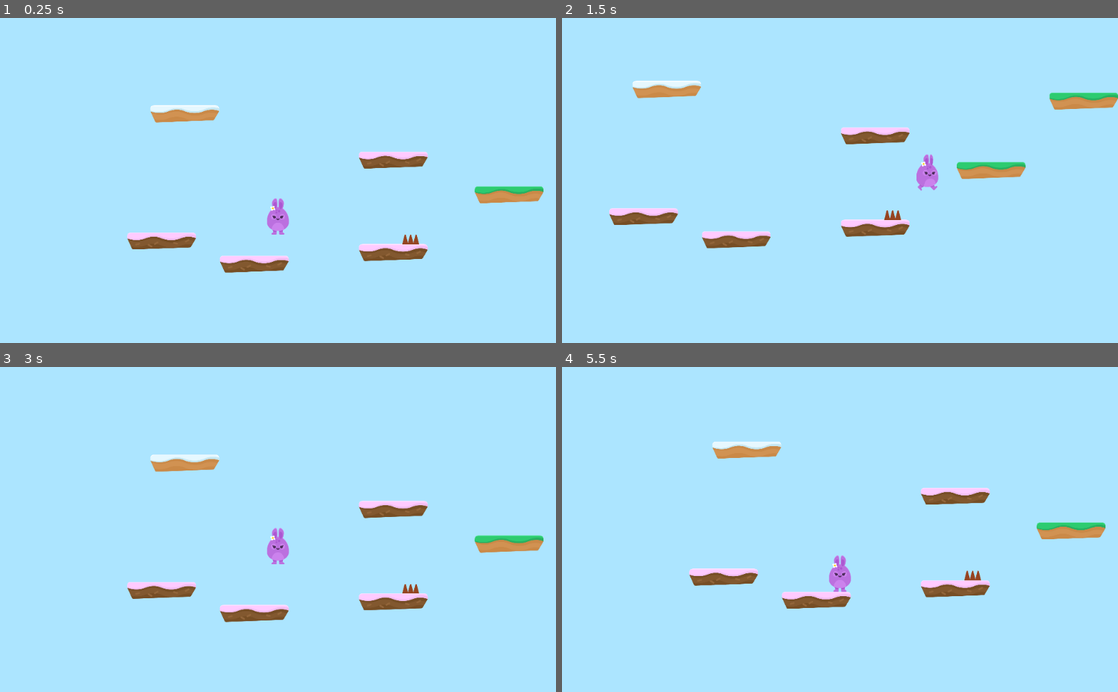
Above: before the commit, frames 1-4 (two rows, left to right).
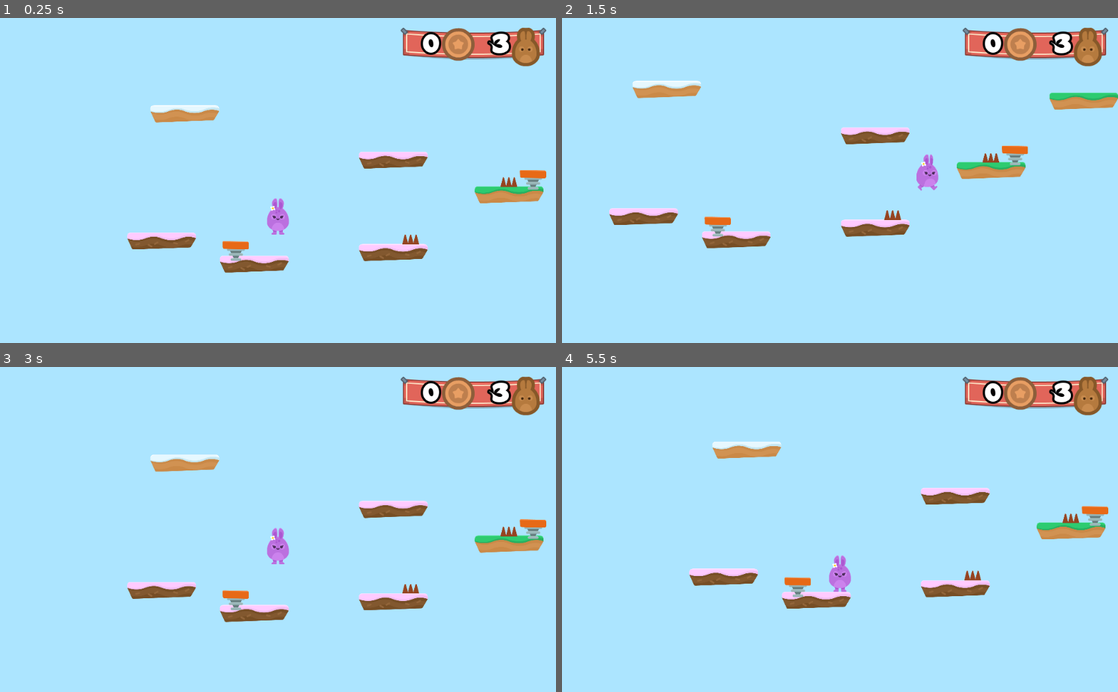
Above: after the commit, the same moments.

Repository: NicolasG31/Hoppy-Days
Game: Godot game, scene res://Scenes/Levels/Level1.tscn
The game is run twice, just before and just after one commit, with the same random seed, the same clock (stepped at 60 frames per second) and the same inputs.
Inputs (mouse positions are in pixels of both pictures, inside the frame that each line leads up to):
- Up to frame 1 (0.25 s): no input
- Up to frame 2 (1.5 s): hold Z (jump) 0.53-1.28 s; hold D (right) from 0.53 s (still down); tap Z (jump) at 1.35 s
- Up to frame 3 (3 s): tap Z (jump) at 1.52, 1.82 s; release D (right) at 2.03 s; hold Q (left) 2.03-2.75 s; hold Z (jump) 2.03-2.75 s; click (372, 575) at 2.75 s
- Up to frame 4 (5.5 s): hold D (right) 3.53-5 s; tap Z (jump) at 3.6, 3.77, 4.07 s; hold Z (jump) 4.28-5 s; click (934, 575) at 5 s

The runs differ from the first frame. In frame 1, 2.8% of the frame differs, in the area x 40-99%, y 2-75%; in frame 2, 2.7%; in frame 3, 2.7%; in frame 4, 2.8%, in the area x 40-99%, y 2-71%.

Commit message:
Added GUI / Hazards / Gamestate

Diff:
--- /dev/null
+++ b/Scenes/GUI/GUI.gd
@@ -0,0 +1,7 @@
+extends CanvasLayer
+
+func _ready():
+	$Control/TextureRect/HBoxContainer/LifeCount.text = "3"
+
+func update_lives(lives_left):
+	$Control/TextureRect/HBoxContainer/LifeCount.text = str(lives_left)
--- /dev/null
+++ b/Scenes/GUI/GUI.tscn
@@ -0,0 +1,79 @@
+[gd_scene load_steps=7 format=2]
+
+[ext_resource path="res://GFX/HUD/bannerHanging.png" type="Texture" id=1]
+[ext_resource path="res://GFX/HUD/coin_bronze.png" type="Texture" id=2]
+[ext_resource path="res://Fonts/candles_.ttf" type="DynamicFontData" id=3]
+[ext_resource path="res://GFX/HUD/lifes.png" type="Texture" id=4]
+[ext_resource path="res://Scenes/GUI/GUI.gd" type="Script" id=5]
+
+[sub_resource type="DynamicFont" id=1]
+size = 48
+outline_size = 4
+outline_color = Color( 0, 0, 0, 1 )
+use_filter = true
+font_data = ExtResource( 3 )
+
+[node name="GUI" type="CanvasLayer" groups=[
+"GUI",
+]]
+script = ExtResource( 5 )
+
+[node name="Control" type="Control" parent="."]
+anchor_right = 1.0
+anchor_bottom = 1.0
+__meta__ = {
+"_edit_use_anchors_": false
+}
+
+[node name="TextureRect" type="TextureRect" parent="Control"]
+anchor_left = 1.0
+anchor_right = 1.0
+margin_left = -286.0
+margin_top = 18.0
+margin_bottom = 59.0
+texture = ExtResource( 1 )
+__meta__ = {
+"_edit_use_anchors_": false
+}
+
+[node name="HBoxContainer" type="HBoxContainer" parent="Control/TextureRect"]
+anchor_right = 1.0
+anchor_bottom = 1.0
+margin_left = 12.0
+margin_right = -30.0
+margin_bottom = -12.0
+alignment = 1
+__meta__ = {
+"_edit_use_anchors_": false
+}
+
+[node name="CoinCount" type="Label" parent="Control/TextureRect/HBoxContainer"]
+margin_top = 4.0
+margin_right = 60.0
+margin_bottom = 66.0
+size_flags_horizontal = 3
+custom_fonts/font = SubResource( 1 )
+text = "0"
+align = 2
+
+[node name="CoinIcon" type="TextureRect" parent="Control/TextureRect/HBoxContainer"]
+margin_left = 64.0
+margin_right = 124.0
+margin_bottom = 71.0
+texture = ExtResource( 2 )
+
+[node name="LifeCount" type="Label" parent="Control/TextureRect/HBoxContainer"]
+margin_left = 128.0
+margin_top = 4.0
+margin_right = 188.0
+margin_bottom = 66.0
+size_flags_horizontal = 3
+custom_fonts/font = SubResource( 1 )
+text = "0"
+align = 2
+
+[node name="LifeIcon" type="TextureRect" parent="Control/TextureRect/HBoxContainer"]
+margin_left = 192.0
+margin_right = 244.0
+margin_bottom = 71.0
+texture = ExtResource( 4 )
--- a/Scenes/Hazards/Hazards.gd
+++ b/Scenes/Hazards/Hazards.gd
@@ -3,5 +3,4 @@
 
 
 func _on_SpikeTop_body_entered(body):
-	if body.has_method("hurt"):
-		body.hurt()
+	get_tree().call_group("Gamestate", "hurt")
--- /dev/null
+++ b/Scenes/Items/JumpPad.gd
@@ -0,0 +1,7 @@
+extends Area2D
+
+
+
+func _on_JumpPad_body_entered(body):
+	$AnimationPlayer.play("boost") # Replace with function body.
+	body.boost()
--- /dev/null
+++ b/Scenes/Items/JumpPad.tscn
@@ -0,0 +1,51 @@
+[gd_scene load_steps=7 format=2]
+
+[ext_resource path="res://GFX/Items/spring_out.png" type="Texture" id=1]
+[ext_resource path="res://GFX/Items/spring_in.png" type="Texture" id=2]
+[ext_resource path="res://Scenes/Items/JumpPad.gd" type="Script" id=3]
+
+[sub_resource type="SpriteFrames" id=1]
+animations = [ {
+"frames": [ ExtResource( 1 ), ExtResource( 2 ) ],
+"loop": true,
+"name": "default",
+"speed": 5.0
+}, {
+"frames": [ ExtResource( 2 ), ExtResource( 1 ) ],
+"loop": false,
+"name": "boost",
+"speed": 2.5
+} ]
+
+[sub_resource type="RectangleShape2D" id=2]
+extents = Vector2( 73.2969, 44.0535 )
+
+[sub_resource type="Animation" id=3]
+resource_name = "boost"
+length = 2.0
+tracks/0/type = "value"
+tracks/0/path = NodePath("AnimatedSprite:animation")
+tracks/0/interp = 1
+tracks/0/loop_wrap = true
+tracks/0/imported = false
+tracks/0/enabled = true
+tracks/0/keys = {
+"times": PoolRealArray( 0, 1.5, 2 ),
+"transitions": PoolRealArray( 1, 1, 1 ),
+"update": 1,
+"values": [ "boost", "boost", "default" ]
+}
+
+[node name="JumpPad" type="Area2D"]
+collision_layer = 8
+script = ExtResource( 3 )
+
+[node name="AnimatedSprite" type="AnimatedSprite" parent="."]
+frames = SubResource( 1 )
+
+[node name="CollisionShape2D" type="CollisionShape2D" parent="."]
+shape = SubResource( 2 )
+
+[node name="AnimationPlayer" type="AnimationPlayer" parent="."]
+anims/boost = SubResource( 3 )
+[connection signal="body_entered" from="." to="." method="_on_JumpPad_body_entered"]
--- /dev/null
+++ b/Scenes/Levels/GameState.gd
@@ -0,0 +1,21 @@
+extends Node2D
+
+var lives = 3
+
+func _ready():
+	add_to_group("Gamestate")
+	update_GUI()
+
+func hurt():
+	lives -= 1
+	$Player.hurt()
+	update_GUI()
+	if (lives < 0):
+		end_game()
+
+
+func update_GUI():
+	get_tree().call_group("GUI", "update_lives", lives)
+
+func end_game():
+	get_tree().change_scene("res://Scenes/GameOver.tscn")
--- a/Scenes/Levels/Level1.tscn
+++ b/Scenes/Levels/Level1.tscn
@@ -1,14 +1,19 @@
-[gd_scene load_steps=4 format=2]
+[gd_scene load_steps=8 format=2]
 
 [ext_resource path="res://Scenes/Player/Player.tscn" type="PackedScene" id=1]
 [ext_resource path="res://Scenes/Levels/Tileset.tres" type="TileSet" id=2]
 [ext_resource path="res://Scenes/Hazards/SpikeTop.tscn" type="PackedScene" id=3]
+[ext_resource path="res://SFX/Summer_Park.ogg" type="AudioStream" id=4]
+[ext_resource path="res://Scenes/Items/JumpPad.tscn" type="PackedScene" id=5]
+[ext_resource path="res://Scenes/Levels/GameState.gd" type="Script" id=6]
+[ext_resource path="res://Scenes/GUI/GUI.tscn" type="PackedScene" id=7]
 
 [node name="Level1" type="Node2D"]
+script = ExtResource( 6 )
 
 [node name="Player" parent="." instance=ExtResource( 1 )]
 position = Vector2( 513.101, 286.278 )
-collision_mask = 6
+collision_mask = 14
 
 [node name="TileMap" type="TileMap" parent="."]
 tile_set = ExtResource( 2 )
@@ -20,3 +25,27 @@
 
 [node name="SpikeTop" parent="Hazards" instance=ExtResource( 3 )]
 position = Vector2( 1246.14, 614.358 )
+
+[node name="SpikeTop2" parent="Hazards" instance=ExtResource( 3 )]
+position = Vector2( 1788.69, 297.873 )
+
+[node name="SpikeTop3" parent="Hazards" instance=ExtResource( 3 )]
+position = Vector2( 2669.18, 370.575 )
+
+[node name="SpikeTop4" parent="Hazards" instance=ExtResource( 3 )]
+position = Vector2( 4692.7, 495.782 )
+
+[node name="JumpPads" type="Node" parent="."]
+
+[node name="JumpPad" parent="JumpPads" instance=ExtResource( 5 )]
+position = Vector2( 278.688, 678.545 )
+
+[node name="JumpPad2" parent="JumpPads" instance=ExtResource( 5 )]
+position = Vector2( 1921.15, 284.486 )
+
+[node name="BGM" type="AudioStreamPlayer" parent="."]
+stream = ExtResource( 4 )
+volume_db = -5.0
+autoplay = true
+
+[node name="GUI" parent="." instance=ExtResource( 7 )]
--- a/Scenes/Player/Player.gd
+++ b/Scenes/Player/Player.gd
@@ -7,8 +7,7 @@
 const jUMP_SPEED = 2000
 const UP = Vector2(0, -1)
 const WORLD_LIMIT = 3000
-
-var lives = 3
+const BOOST_MULTIPLIER = 2
 
 signal animate
 
@@ -21,8 +20,8 @@
 
 func apply_gravity():
 	if position.y > WORLD_LIMIT:
-		end_game()
-	if is_on_floor():
+		get_tree().call_group("Gamestate", "end_game")
+	elif is_on_floor():
 		# Applying 5 because there is a bug in is_on_floor()
 		motion.y = 5
 	elif is_on_ceiling():
@@ -33,6 +32,7 @@
 func jump():
 	if (Input.is_action_pressed("jump") && is_on_floor()):
 		motion.y -= jUMP_SPEED
+		$JumpSFX.play()
 
 func move():
 	if (Input.is_action_pressed("left") && !Input.is_action_pressed("right")):
@@ -45,13 +45,13 @@
 func animate():
 	emit_signal("animate", motion)
 
-func end_game():
-	get_tree().change_scene("res://Scenes/GameOver.tscn")
-
 func hurt():
 	position.y -= 1
 	yield(get_tree(), "idle_frame")
 	motion.y -= jUMP_SPEED
-	lives -= 1
-	if lives == 0:
-		end_game()
+	$PainSFX.play()
+
+func boost():
+	position.y -= 1
+	yield(get_tree(), "idle_frame")
+	motion.y -= jUMP_SPEED * BOOST_MULTIPLIER
--- a/Scenes/Player/Player.tscn
+++ b/Scenes/Player/Player.tscn
@@ -6,6 +6,8 @@
 [ext_resource path="res://GFX/Background/bg_layer2.png" type="Texture" id=4]
 [ext_resource path="res://GFX/Background/bg_layer4.png" type="Texture" id=5]
 [ext_resource path="res://GFX/Background/bg_layer3.png" type="Texture" id=6]
+[ext_resource path="res://SFX/jump1.ogg" type="AudioStream" id=7]
+[ext_resource path="res://SFX/pain.ogg" type="AudioStream" id=8]
 
 [sub_resource type="CapsuleShape2D" id=1]
 radius = 59.6501
@@ -84,4 +86,12 @@
 __meta__ = {
 "_edit_use_anchors_": false
 }
+
+[node name="JumpSFX" type="AudioStreamPlayer" parent="."]
+stream = ExtResource( 7 )
+volume_db = -5.0
+
+[node name="PainSFX" type="AudioStreamPlayer" parent="."]
+stream = ExtResource( 8 )
+volume_db = -5.0
 [connection signal="animate" from="." to="PlayerAnimation" method="_on_Player_animate"]
--- a/project.godot
+++ b/project.godot
@@ -43,6 +43,7 @@
 2d_physics/layer_1="Player"
 2d_physics/layer_2="Terrain"
 2d_physics/layer_3="Hazards"
+2d_physics/layer_4="Items"
 
 [rendering]
 
Not shown, changed: SFX/jump1.ogg.import
Not shown, changed: SFX/pain.ogg.import
Not shown: 1 places in Scenes/Player/Player.tscn that only renumber resources
